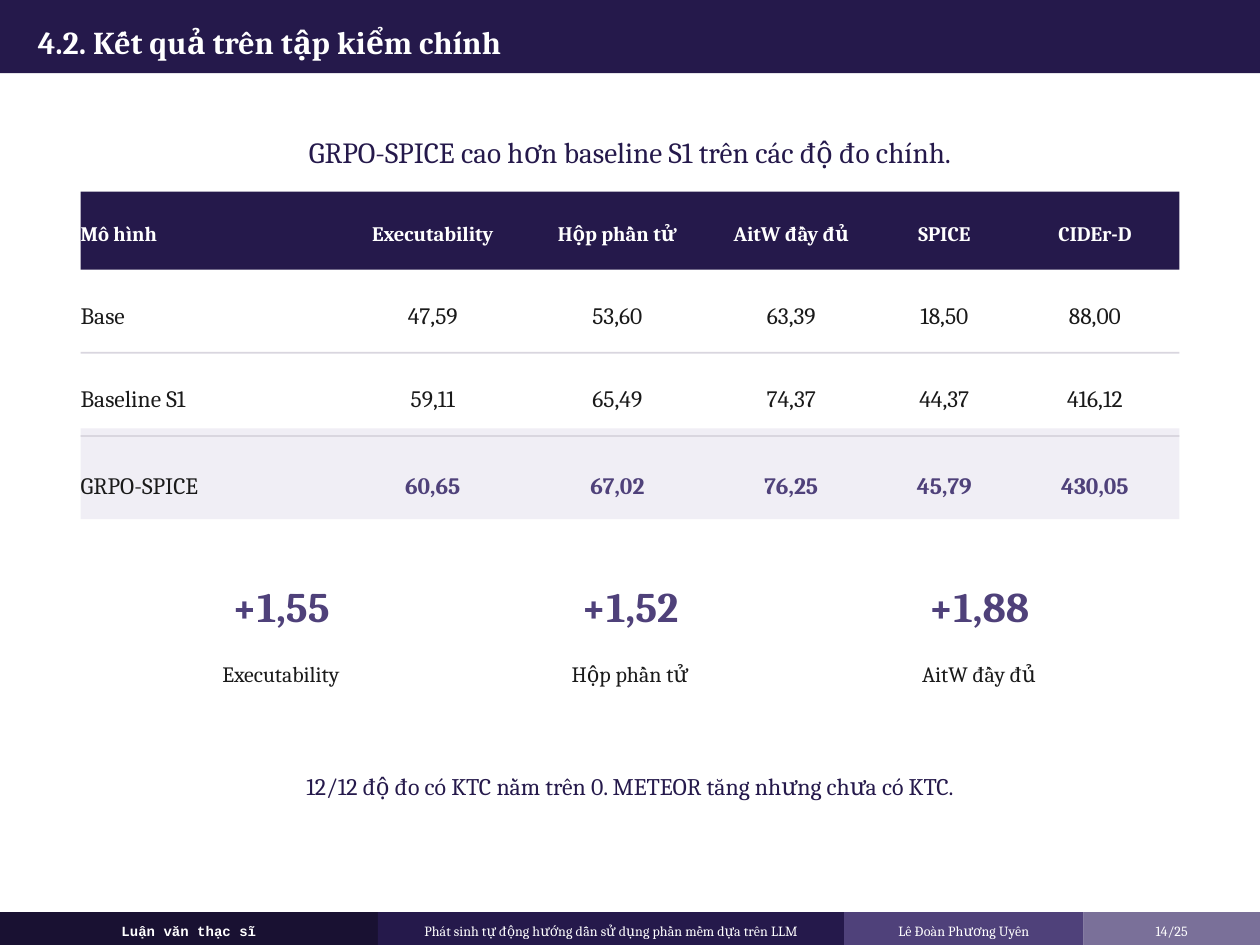
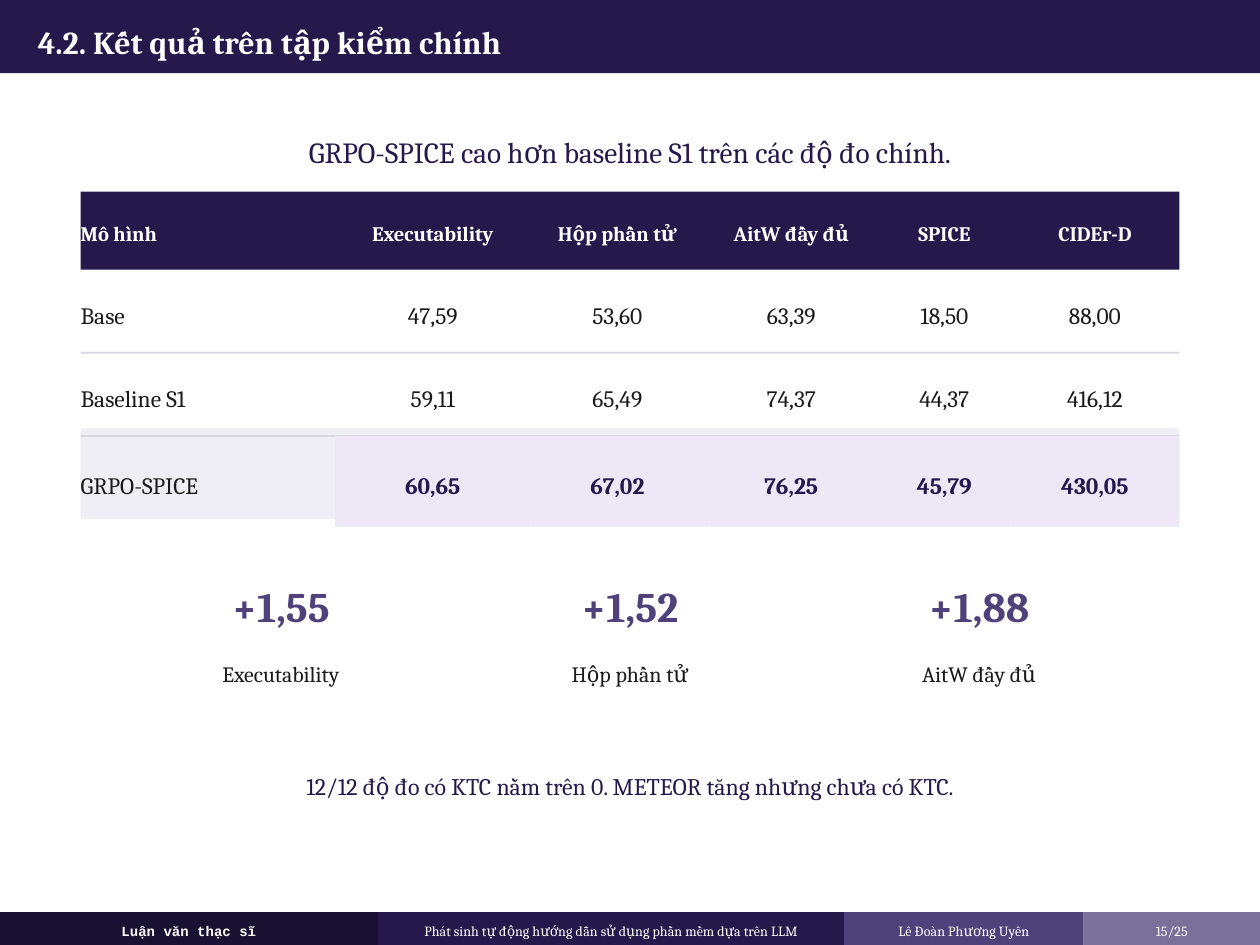
Before and after one commit to UyenLe0712/thesis, a slide deck: slide 15 of slides/LUAN_VAN_SLIDE_BAO_VE_CONCISE.pptx (slide 14 before the commit). Drawn at 1260x945 pixels with LibreOffice and Linux fonts; fonts in the diff are those of the drawing. Boxes give left, top, right and bottom in pixels: in the first picture for what was removed or moved away, otherwise in the second. Text is boxed around its words. In the diff, an @@ line names an element or a change of style, - is before the commit and + after.

```diff
--- a/slides/LUAN_VAN_SLIDE_BAO_VE_CONCISE.pptx
+++ b/slides/LUAN_VAN_SLIDE_BAO_VE_CONCISE.pptx
@@ rectangle added at (335, 436, 530, 527), fill #EDE7F6 @@
@@ rectangle added at (530, 436, 704, 527), fill #EDE7F6 @@
@@ rectangle added at (704, 436, 878, 527), fill #EDE7F6 @@
@@ rectangle added at (878, 436, 1011, 527), fill #EDE7F6 @@
@@ text colour #4F417A to #25194B in 5 elements at (405, 478, 460, 497), (590, 478, 644, 497), (764, 478, 818, 497), (917, 478, 972, 497), (1061, 478, 1129, 497) @@
@@ rectangle added at (1011, 436, 1179, 527), fill #EDE7F6 @@
@@ text at (1156, 926, 1188, 938): text changed @@
-14/25
+15/25
```
Also in this commit, not shown: 22 other slides changed, 1 slide added, 2 slides removed, 1 other file.
